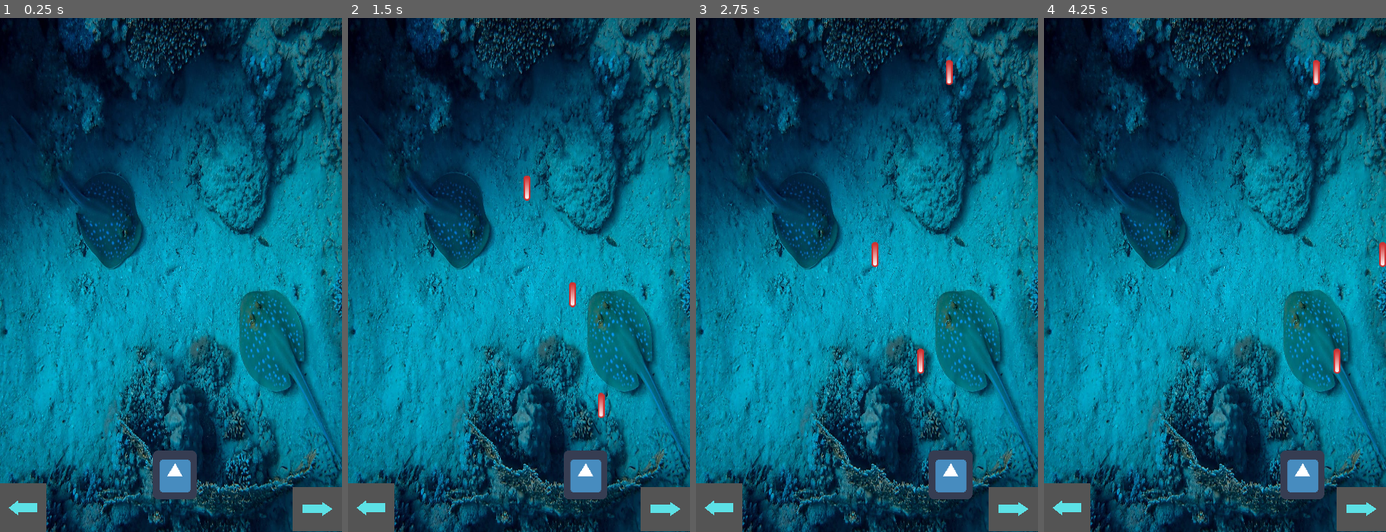
Above: before the commit, frames 1-4 (left to right).
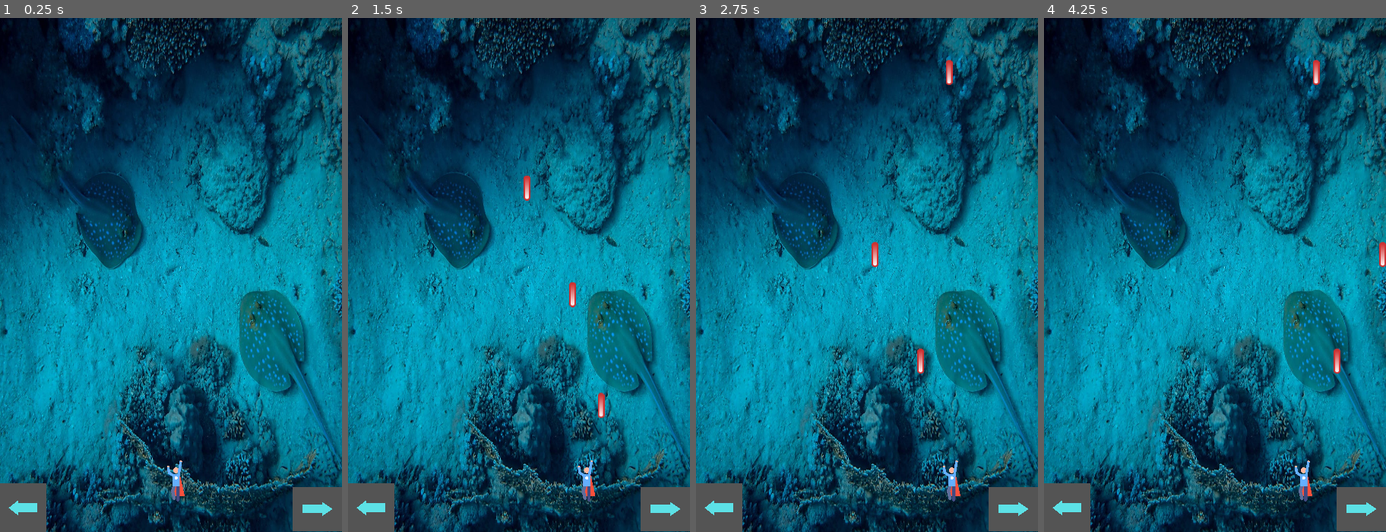
Above: after the commit, the same moments.

Repository: kaueMarques/vnc-game
Game: Godot game, scene res://mainScenes/Gameplay.tscn
Two runs of this game, one before a commit and one after it. Both use one fixed random seed, a clock stepped at 60 frames per second and the inputs below. The engine's default icon, where the game draws it, is replaced by a stand-in: a white triangle on a blue panel in a dark square.
Inputs:
- Up to frame 1 (0.25 s): no input
- Up to frame 2 (1.5 s): tap Enter at 0.5 s; hold D (move_right) 0.53-1.28 s; hold Space (shoot) 0.53-1.28 s; hold A (move_left) from 1.28 s (still down); tap Space (shoot) at 1.35 s
- Up to frame 3 (2.75 s): release A (move_left) at 2.03 s; hold D (move_right) from 2.03 s (still down); hold Space (shoot) from 2.03 s (still down)
- Up to frame 4 (4.25 s): release Space (shoot) at 2.78 s; tap Space (shoot) at 2.85 s; release D (move_right) at 3.53 s; hold A (move_left) from 3.53 s (still down); hold Space (shoot) from 3.53 s (still down)

The runs differ from the first frame. In frame 1, 1.2% of the frame differs, in the area x 44-58%, y 84-95%; in frame 2, 1.2%; in frame 3, 1.2%; in frame 4, 1.2%, in the area x 69-82%, y 84-95%.
Error before the commit: Unable to iterate on object of type 'Object'. (res://mainScenes/lixos.gd:7)

Commit message:
beta - ok

Diff:
--- a/Player/Player.gd
+++ b/Player/Player.gd
@@ -4,8 +4,10 @@
 var vel := Vector2(0, 0)
 var plBullet := preload("res://Bullet/bullet1.tscn")
 
+
 onready var Gun := $Gun
 onready var shotDelayTimer := $shotDelayTimer
+var player = AudioStreamPlayer.new()
 
 onready var shotDelay : float = 0.1
 var dirVec := Vector2(0,0)
--- a/Player/Player.tscn
+++ b/Player/Player.tscn
@@ -1,6 +1,6 @@
 [gd_scene load_steps=4 format=2]
 
-[ext_resource path="res://icon.png" type="Texture" id=1]
+[ext_resource path="res://Textures/superhero.png" type="Texture" id=1]
 [ext_resource path="res://Player/Player.gd" type="Script" id=2]
 
 [sub_resource type="CapsuleShape2D" id=1]
@@ -11,8 +11,8 @@
 script = ExtResource( 2 )
 
 [node name="Sprite" type="Sprite" parent="."]
-position = Vector2( -4.89994, 0 )
-scale = Vector2( 0.903123, 1 )
+position = Vector2( -3.78355, 7.85725 )
+scale = Vector2( 0.103226, 0.105419 )
 texture = ExtResource( 1 )
 
 [node name="CollisionShape2D" type="CollisionShape2D" parent="."]
--- a/enemies/en_1.gd
+++ b/enemies/en_1.gd
@@ -2,15 +2,16 @@
 
 export var minSpeed: float = 50
 export var maxSpeed: float = 100
-
+var randomNumber = RandomNumberGenerator.new()
 export var life: int = 1
 
 var speed: float = 0.0
-
+var trhead = Thread.new()
 
 func _ready():
 
 	speed = rand_range(minSpeed, maxSpeed)
+	_thread_function(start_sprit())
 
 
 func _physics_process(delta):
@@ -23,3 +24,16 @@
 	life = life - amount
 	if life < 1:
 		queue_free()
+
+func start_sprit():
+
+	var sprits = ["res://Textures/bottle.png", "res://Textures/enemyUFO.png"]
+
+	var numberOfSprit = randomNumber.randi_range(  0,  1)
+
+	print(numberOfSprit)
+
+
+func _thread_function(userdata):
+	start_sprit()
+	pass
--- a/enemies/en_1.tscn
+++ b/enemies/en_1.tscn
@@ -1,5 +1,6 @@
-[gd_scene load_steps=3 format=2]
+[gd_scene load_steps=4 format=2]
 
+[ext_resource path="res://Textures/bottle.png" type="Texture" id=1]
 [ext_resource path="res://enemies/en_1.gd" type="Script" id=2]
 
 [sub_resource type="CircleShape2D" id=1]
@@ -13,6 +14,7 @@
 [node name="Sprite" type="Sprite" parent="."]
 position = Vector2( 2.78973, -1.54956 )
 scale = Vector2( 0.212549, 0.148569 )
+texture = ExtResource( 1 )
 
 [node name="CollisionShape2D" type="CollisionShape2D" parent="."]
 shape = SubResource( 1 )
@@ -22,4 +24,3 @@
 scale = Vector2( 4.33354, 4.49228 )
 [connection signal="area_entered" from="." to="." method="_on_en_1_area_entered"]
 [connection signal="area_exited" from="." to="." method="_on_en_1_area_exited"]
-[connection signal="frame_changed" from="Sprite" to="Sprite" method="_on_Sprite_frame_changed"]
--- a/mainScenes/Gameplay.tscn
+++ b/mainScenes/Gameplay.tscn
@@ -7,6 +7,7 @@
 [ext_resource path="res://mainScenes/EndScreen.tscn" type="PackedScene" id=5]
 [ext_resource path="res://Textures/1.png" type="Texture" id=6]
 [ext_resource path="res://mainScenes/lixos.gd" type="Script" id=7]
+[ext_resource path="res://audio/tiro.wav" type="AudioStream" id=8]
 [ext_resource path="res://Textures/2.png" type="Texture" id=9]
 
 [sub_resource type="AtlasTexture" id=1]
@@ -294,7 +295,12 @@
 
 [node name="en_boss_1" parent="lixos" instance=ExtResource( 4 )]
 position = Vector2( 348.497, -8429.9 )
+
+[node name="AudioStreamPlayer2D" type="AudioStreamPlayer2D" parent="."]
+stream = ExtResource( 8 )
+autoplay = true
 [connection signal="pressed" from="Mobile/btnRight" to="Player" method="_on_btnRight_pressed"]
 [connection signal="pressed" from="Mobile/btnLeft" to="Player" method="_on_btnLeft_pressed"]
 [connection signal="pressed" from="Mobile/btnShot" to="Player" method="_on_btnShot_pressed"]
 [connection signal="area_entered" from="EndScreen" to="Player" method="_on_EndScreen_area_entered"]
+[connection signal="ready" from="AudioStreamPlayer2D" to="Player" method="_on_AudioStreamPlayer2D_ready"]
--- a/mainScenes/lixos.gd
+++ b/mainScenes/lixos.gd
@@ -4,19 +4,4 @@
 
 func _ready():
 
-	for child in $lixos:
-		var sprits = ["res://Textures/bottle.png", "res://Textures/enemyUFO.png"]
-
-		var numberOfSprit = randomNumber.randi_range(  0,  1)
-
-		print(numberOfSprit)
-
-		var chosedSprit = sprits[numberOfSprit]
-
-		var texture = ImageTexture.new()
-		var image = Image.new()
-		image.load(chosedSprit)
-
-		texture.create_from_image(image)
-		$Sprite.texture = texture
 	pass
Binary file added: Textures/superhero.png
Not shown, added: Textures/superhero.png.import
Not shown, added: audio/tiro.wav.import
Not shown, changed: export_presets.cfg
Not shown: 1 places in mainScenes/Gameplay.tscn that only renumber resources
Not shown, changed: Exports/c.zip
Not shown, added: Exports/ga.zip
Not shown, changed: Exports/index.pck
Not shown, added: audio/tiro.wav
